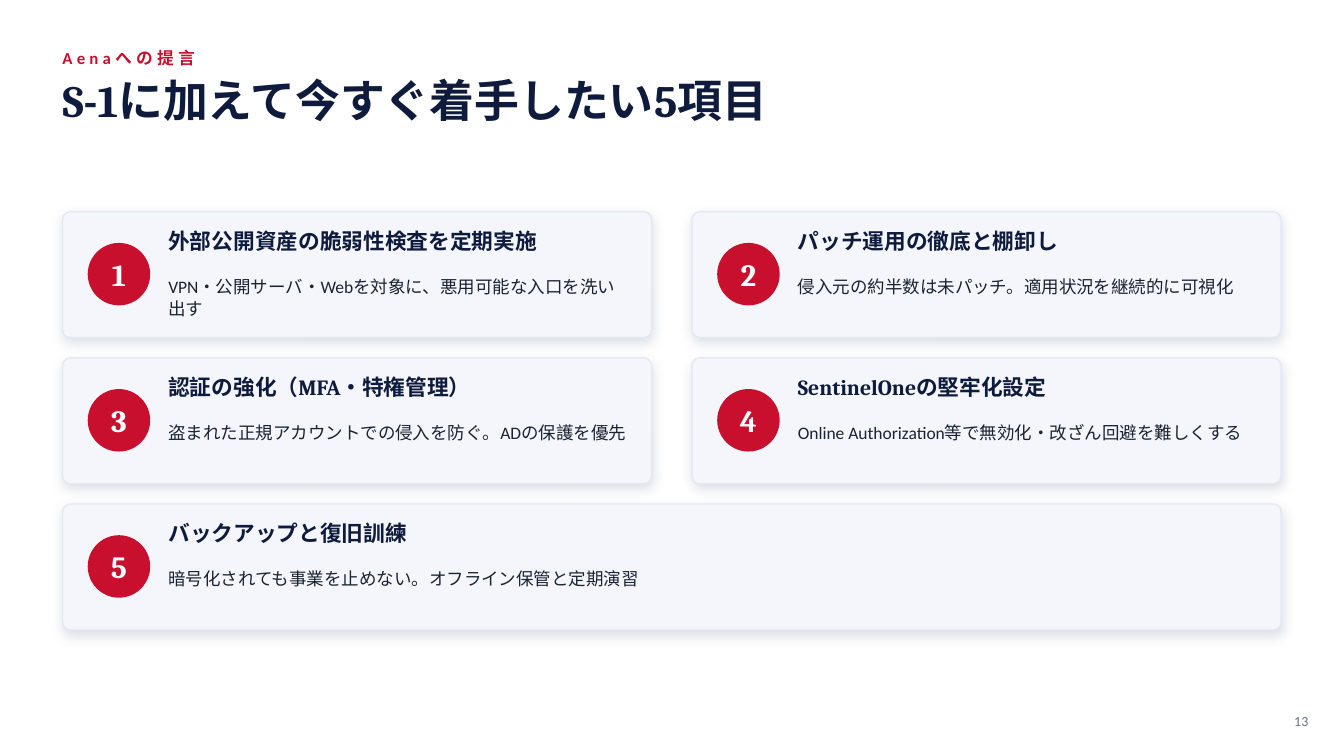
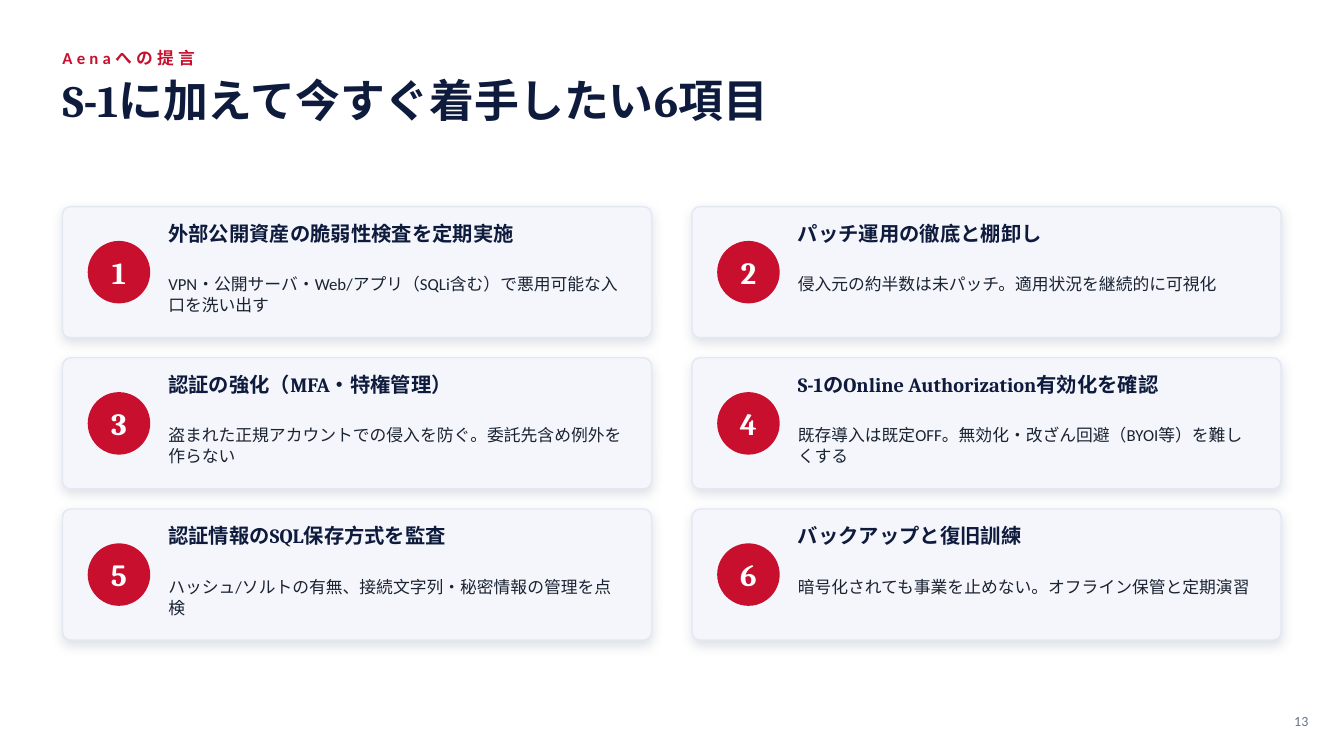
Before and after one commit to takuyaokada0115/Takuya-Okadas, a slide deck: slide 13 of 成果物/SentinelOne導入後も脆弱性検査が必要な理由.pptx. Drawn at 1344x756 pixels with LibreOffice and Linux fonts; fonts in the diff are those of the drawing. Boxes give left, top, right and bottom in pixels: in the first picture for what was removed or moved away, otherwise in the second. Text is boxed around its words. In the diff, an @@ line names an element or a change of style, - is before the commit and + after.

```diff
--- a/成果物/SentinelOne導入後も脆弱性検査が必要な理由.pptx
+++ b/成果物/SentinelOne導入後も脆弱性検査が必要な理由.pptx
@@ text at (63, 78, 768, 121): text changed @@
-S-1に加えて今すぐ着手したい5項目
+S-1に加えて今すぐ着手したい6項目
@@ rounded rectangle: place and size @@
-rounded rectangle at (63, 212, 651, 338)
+rounded rectangle at (63, 207, 651, 338)
@@ rounded rectangle: place and size @@
-rounded rectangle at (693, 212, 1281, 338)
+rounded rectangle at (693, 207, 1281, 338)
@@ text at (168, 277, 617, 313): text changed; size 12.5 to 12 pt @@
-VPN・公開サーバ・Webを対象に、悪用可能な入口を洗い出す
+VPN・公開サーバ・Web/アプリ（SQLi含む）で悪用可能な入口を洗い出す
@@ text "侵入元の約半数は未パッチ。適用状況を継続的に可視化" at (798, 276, 1217, 292): size 12.5 to 12 pt; line spacing 16pt to 15pt @@
@@ rounded rectangle: place and size @@
-rounded rectangle at (63, 358, 651, 484)
+rounded rectangle at (63, 358, 651, 489)
@@ rounded rectangle: place and size @@
-rounded rectangle at (693, 358, 1281, 484)
+rounded rectangle at (693, 358, 1281, 489)
@@ text at (798, 374, 1158, 394): text changed; size 15.5 to 14.5 pt @@
-SentinelOneの堅牢化設定
+S-1のOnline Authorization有効化を確認
@@ text at (168, 427, 621, 464): text changed; size 12.5 to 12 pt @@
-盗まれた正規アカウントでの侵入を防ぐ。ADの保護を優先
+盗まれた正規アカウントでの侵入を防ぐ。委託先含め例外を作らない
@@ text at (798, 426, 1243, 463): text changed; size 12.5 to 12 pt @@
-Online Authorization等で無効化・改ざん回避を難しくする
+既存導入は既定OFF。無効化・改ざん回避（BYOI等）を難しくする
@@ proportions changed in 5 elements at (63, 358, 651, 489), (693, 358, 1281, 489), (63, 207, 651, 338), (693, 207, 1281, 338), (63, 509, 651, 640) @@
@@ rounded rectangle: place and size @@
-rounded rectangle at (63, 504, 1281, 630)
+rounded rectangle at (63, 509, 651, 640)
@@ rounded rectangle added at (693, 509, 1281, 640), fill #F4F6FB, outline #E2E8F4 1 pt @@
@@ text added at (168, 525, 446, 547), 14.5 pt, text #0E1B3D, bold @@
+認証情報のSQL保存方式を監査
@@ size 15.5 to 14.5 pt; line spacing 1 to 17pt in 4 elements at (168, 374, 451, 394), (168, 223, 514, 243), (798, 223, 1042, 243), (798, 525, 1022, 545) @@
@@ text "バックアップと復旧訓練": place and size @@
-text "バックアップと復旧訓練" at (168, 522, 407, 543)
+text "バックアップと復旧訓練" at (798, 525, 1022, 545)
@@ text "5": place and size @@
-text "5" at (111, 557, 127, 579)
+text "5" at (111, 565, 127, 587)
@@ ellipse: place and size @@
-ellipse at (88, 535, 150, 598)
+ellipse at (88, 543, 150, 606)
@@ ellipse added at (718, 543, 780, 606), fill #C8102E @@
@@ text added at (740, 565, 757, 587), 22 pt, text #FFFFFF, bold @@
+6
@@ text added at (168, 579, 611, 616), 12 pt, text #1A2332 @@
+ハッシュ/ソルトの有無、接続文字列・秘密情報の管理を点検
@@ text "暗号化されても事業を止めない。オフライン保管と定期演習" at (798, 579, 1250, 595): size 12.5 to 12 pt; line spacing 16pt to 15pt @@
@@ text "暗号化されても事業を止めない。オフライン保管と定期演習": place and size @@
-text "暗号化されても事業を止めない。オフライン保管と定期演習" at (168, 570, 638, 587)
+text "暗号化されても事業を止めない。オフライン保管と定期演習" at (798, 579, 1250, 595)
```
Also in this commit, not shown: 1 other file.
